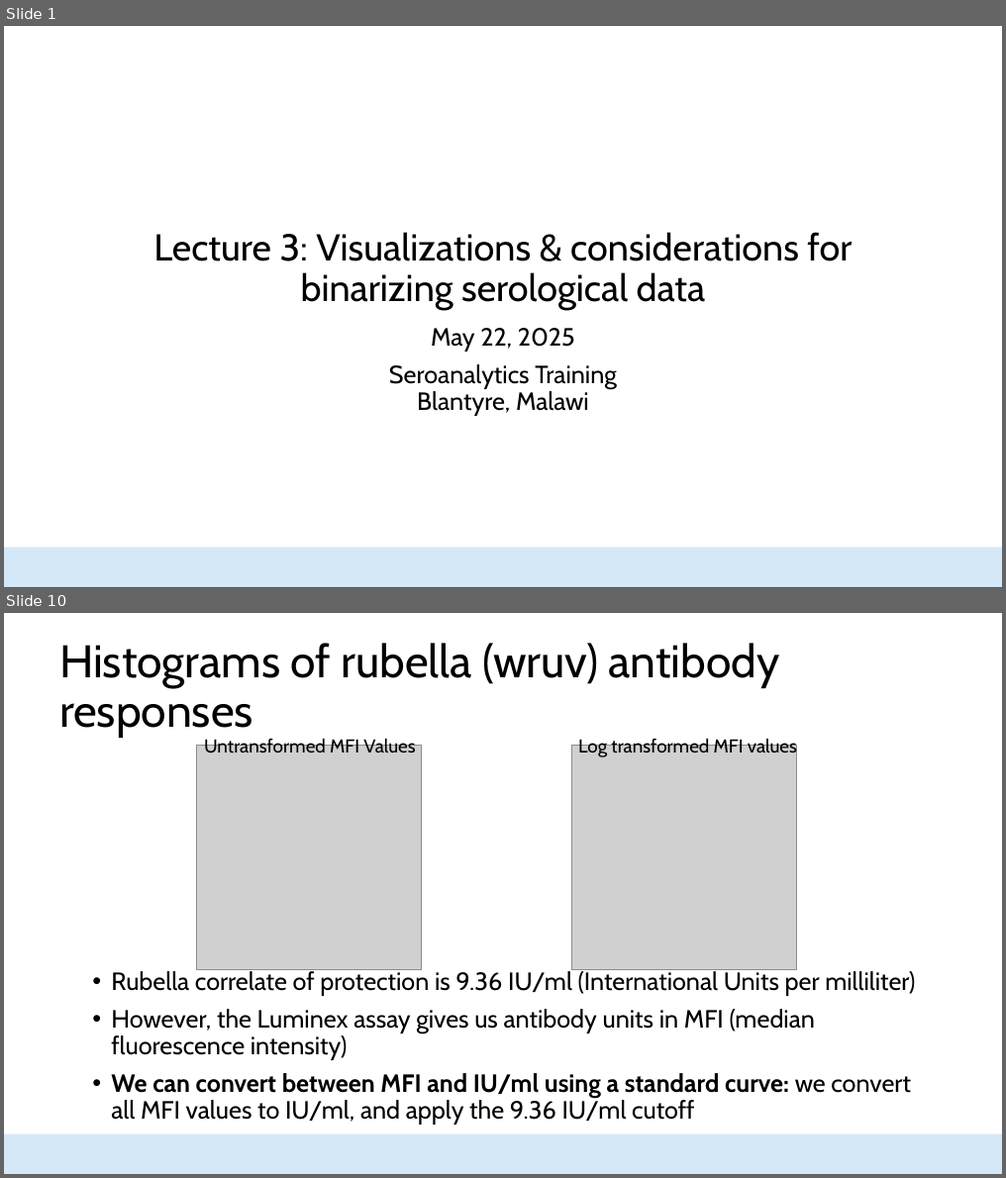
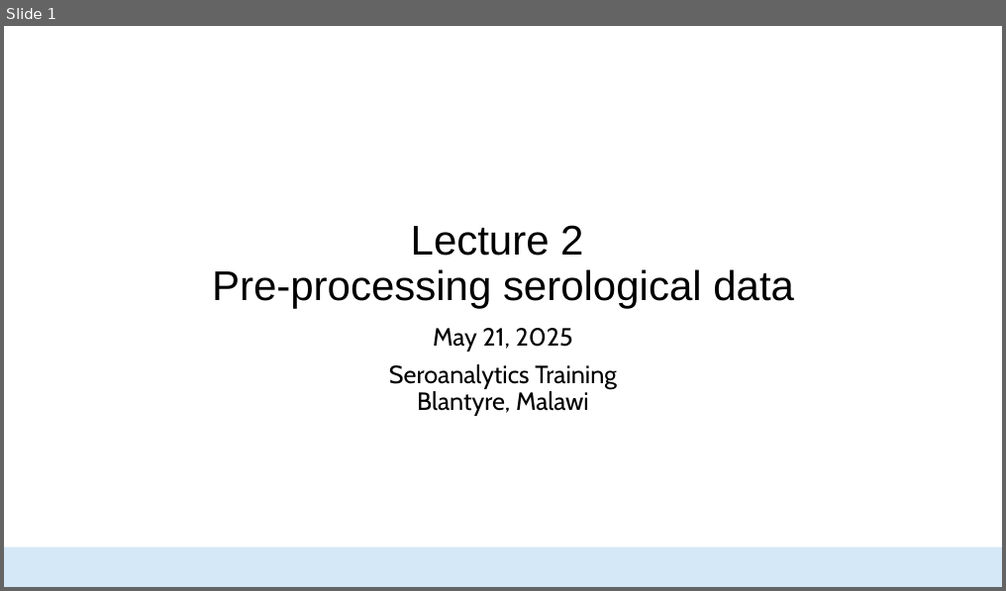
Before and after one commit to HopkinsIDD/seroanalytics_workshop, a slide deck: Lecture 3/Lecture 3.pptx. Shown one above the other, each under a label of ours: slides 1 and 10 before the commit, slide 1 after it; the slides between them are not shown. The pictures are 1006x1178 and 1006x591 pixels, drawn with LibreOffice and Linux fonts; fonts in the diff are those of the drawing; grey boxes stand for pictures; background and template pictures are left out. Boxes give left, top, right and bottom in pixels: in the first picture for what was removed or moved away, otherwise in the second. Text is boxed around its words. In the diff, an @@ line names an element or a change of style, - is before the commit and + after.

```diff
--- a/Lecture 3/Lecture 3.pptx
+++ b/Lecture 3/Lecture 3.pptx
@@ slide 10 removed at <box>4,613,1002,1174</box>, background #FFFFFF; not listed: 1 template element that a slide beside it also shows @@
@@ title removed at <box>59,643,780,737</box> @@
-Histograms of rubella (wruv) antibody responses
@@ picture removed at <box>197,745,423,970</box> @@
@@ text removed at <box>204,737,797,758</box> @@
-Untransformed MFI Values Log transformed MFI values
@@ picture removed at <box>571,745,797,970</box> @@
@@ text removed at <box>111,969,915,1125</box> @@
-• Rubella correlate of protection is 9.36 IU/ml (International Units per milliliter)
-• However, the Luminex assay gives us antibody units in MFI (median fluorescence intensity)
-• We can convert between MFI and IU/ml using a standard curve: we convert all MFI values to IU/ml, and apply the 9.36 IU/ml cutoff
@@ slide 1 changed as well @@
@@ title at <box>212,225,794,308</box>: text changed; size 36 to 40 pt; font Cabin to Arial @@
-Lecture 3: Visualizations & considerations for binarizing serological data
+Lecture 2
+Pre-processing serological data
@@ subtitle at <box>433,328,573,352</box>: text changed @@
-May 22, 2025
+May 21, 2025
```
Also in this commit, not shown: 27 slides added, 28 other slides removed, 16 other files.
